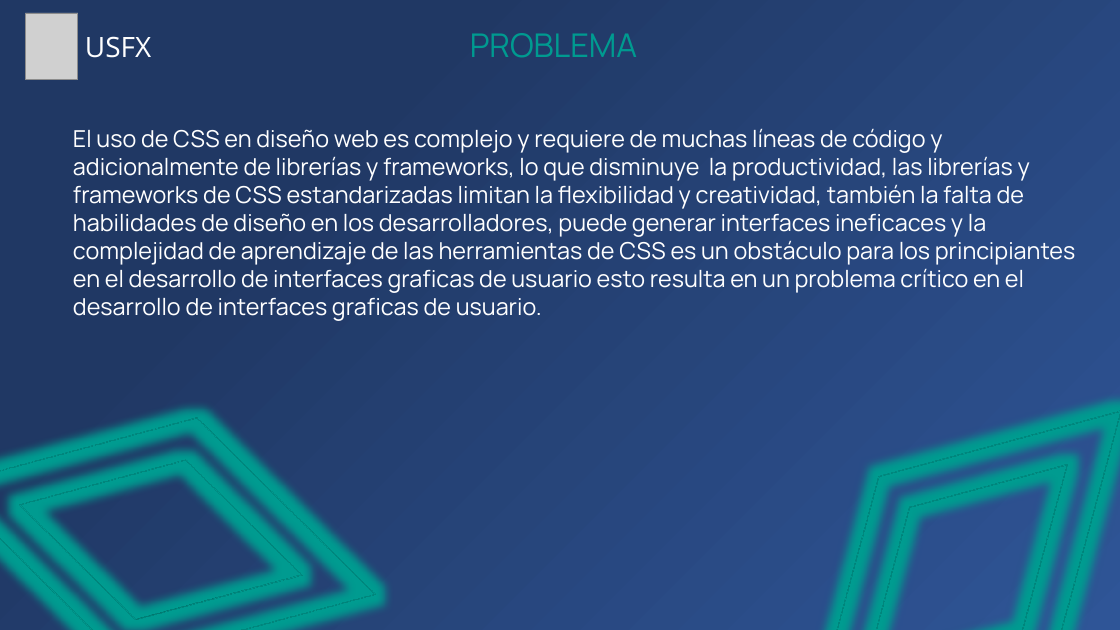
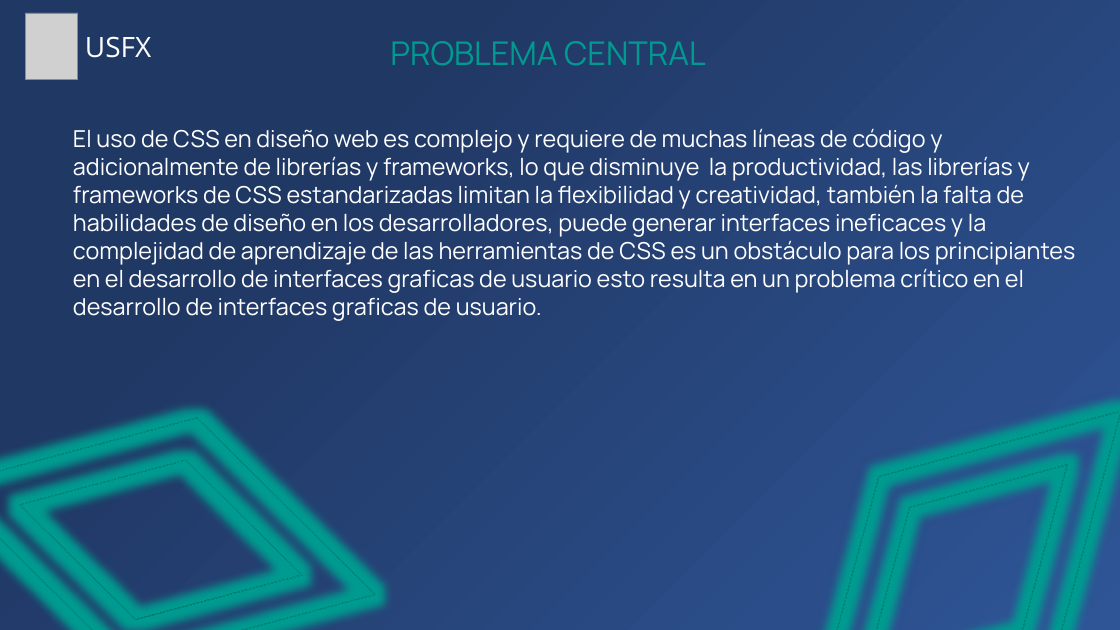
Before and after one commit to Zelechos/Generador-Css, a slide deck: slide 9 of documents/Presentación de Perfil - Modelo Generador CSS.pptx. Drawn at 1120x630 pixels with LibreOffice and Linux fonts; fonts in the diff are those of the drawing; grey boxes stand for pictures. Boxes give left, top, right and bottom in pixels: in the first picture for what was removed or moved away, otherwise in the second. Text is boxed around its words. In the diff, an @@ line names an element or a change of style, - is before the commit and + after.

```diff
--- a/documents/Presentación de Perfil - Modelo Generador CSS.pptx
+++ b/documents/Presentación de Perfil - Modelo Generador CSS.pptx
@@ text at (x1=390, y1=41, x2=706, y2=66): text changed @@
-PROBLEMA
+PROBLEMA CENTRAL
```
Also in this commit, not shown: 5 other slides changed, 13 slides added, 2 slides removed.
